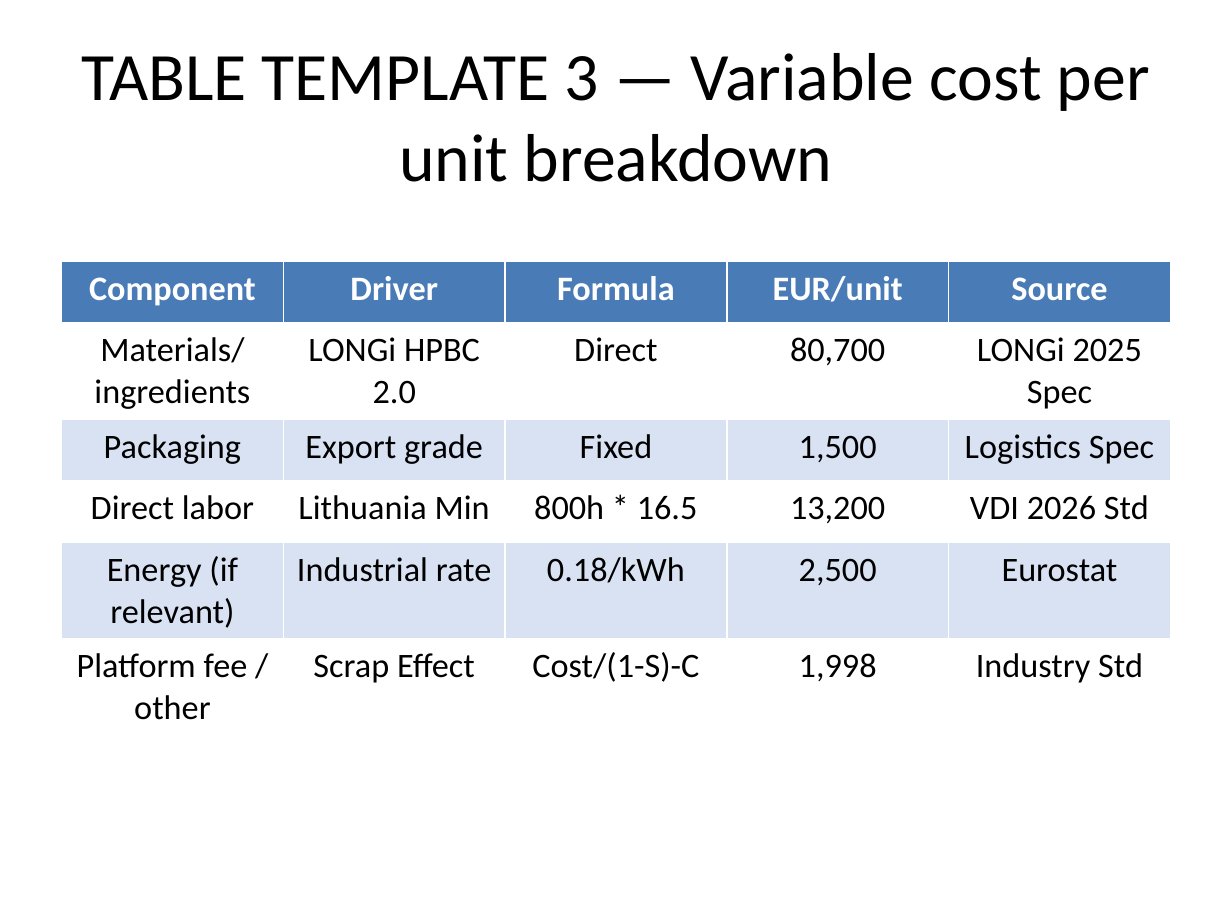
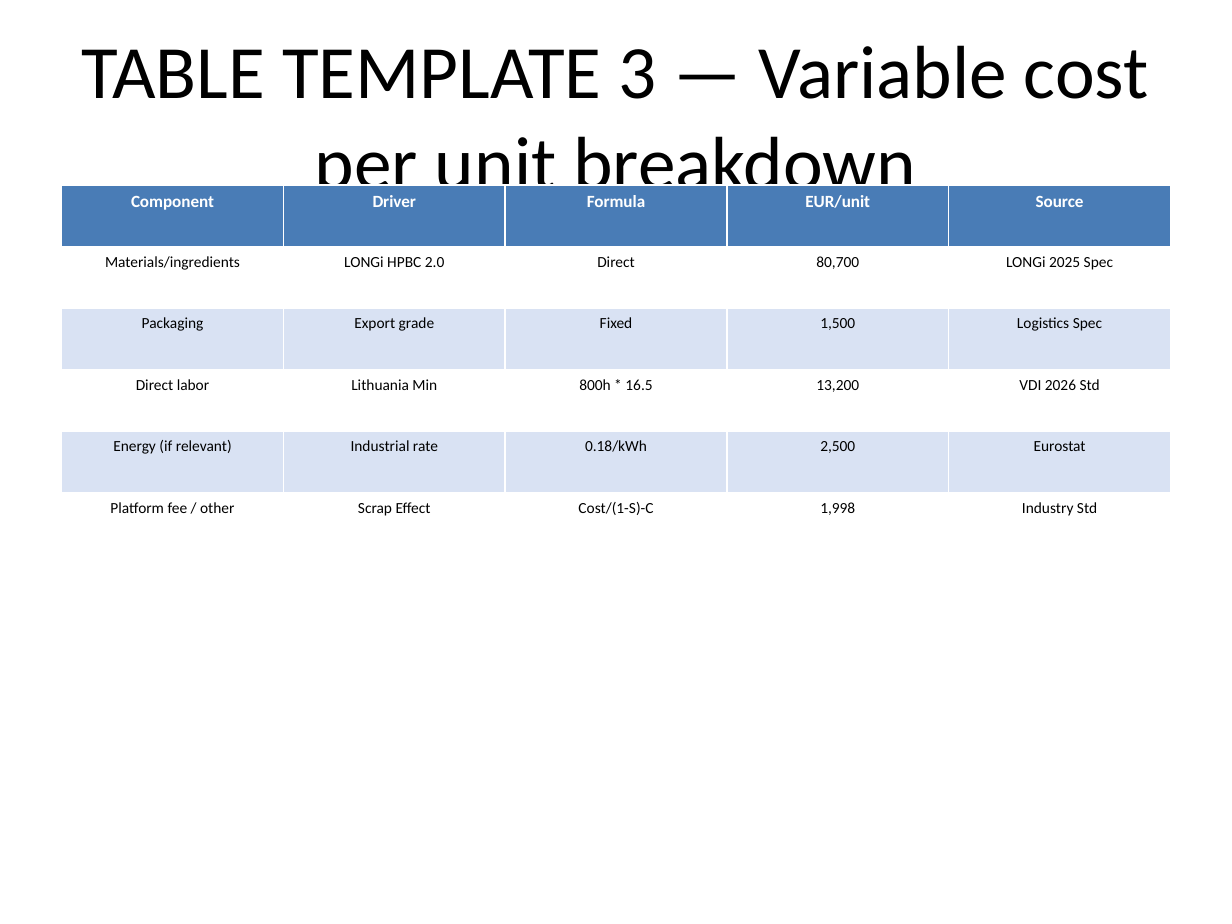
Before and after one commit to tchalt/Python-Case-Study-Analysis, a slide deck: slide 5 of Production_Financial_Plan_Presentation.pptx. Drawn at 1232x924 pixels with LibreOffice and Linux fonts; fonts in the diff are those of the drawing. Boxes give left, top, right and bottom in pixels: in the first picture for what was removed or moved away, otherwise in the second. Text is boxed around its words. In the diff, an @@ line names an element or a change of style, - is before the commit and + after.

```diff
--- a/Production_Financial_Plan_Presentation.pptx
+++ b/Production_Financial_Plan_Presentation.pptx
@@ title "TABLE TEMPLATE 3 — Variable ..." at <box>82,45,1149,207</box>: size 39.6 to 44 pt @@
@@ table at <box>62,185,1170,554</box> @@
@@ size 20 to 10 pt in "Component", "Driver", "Formula", "EUR/unit" and 1 more places @@
@@ size 20 to 9 pt in "Materials/ingredients", "LONGi HPBC 2.0", "Direct", "80,700" and 21 more places @@
@@ table: place and size @@
-table at <box>62,261,1170,729</box>
+table at <box>62,185,1170,554</box>
```
Also in this commit, not shown: 8 other slides changed, 1 slide removed, 1 other file.
